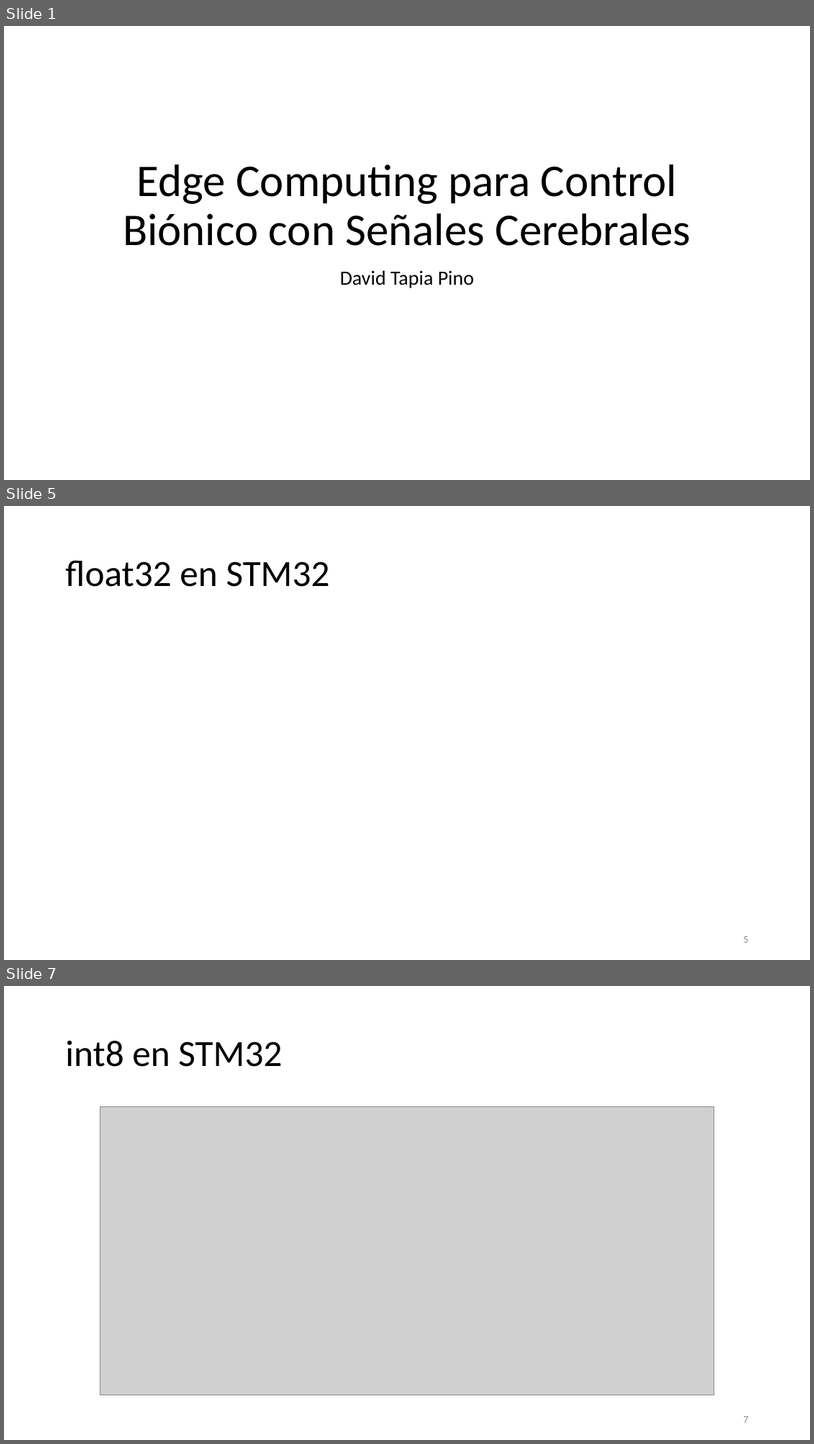
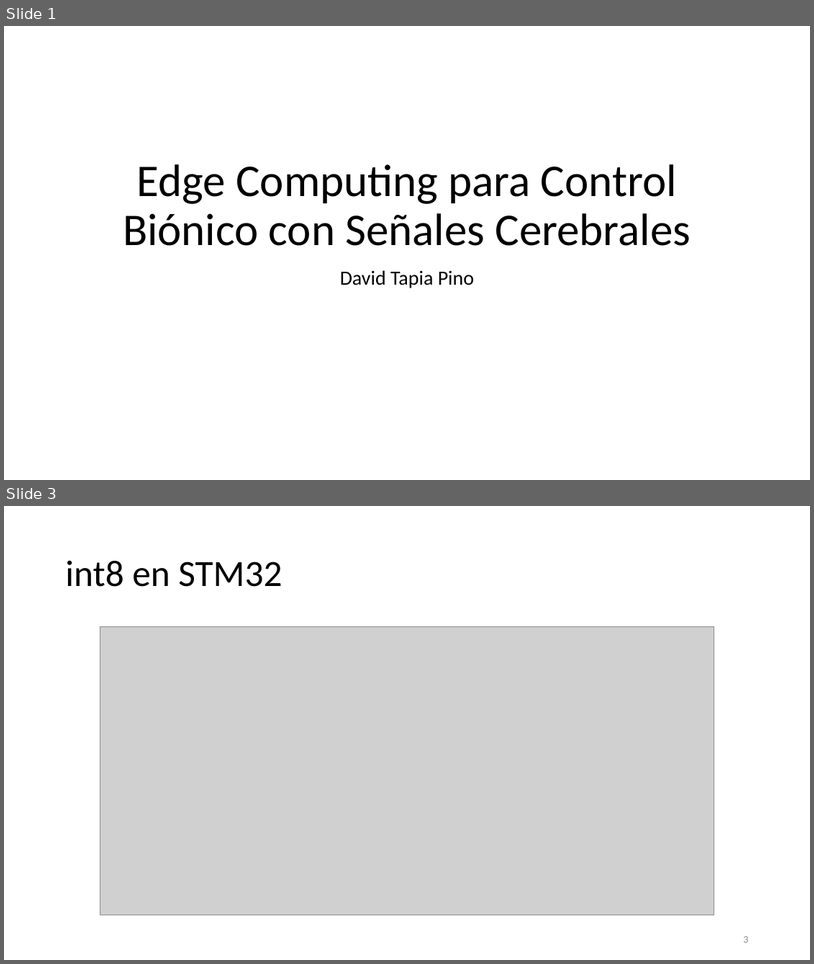
Before and after one commit to Daivd093/EdgeAI4BionicControl, a slide deck: Edge Computing para Control Biónico con Señales Cerebrales.pptx. Shown one above the other, each under a label of ours: slides 1, 5 and 7 before the commit, slides 1 and 3 after it; the slides between them are not shown. The pictures are 814x1444 and 814x964 pixels, drawn with LibreOffice and Linux fonts; fonts in the diff are those of the drawing; grey boxes stand for pictures. Boxes give left, top, right and bottom in pixels: in the first picture for what was removed or moved away, otherwise in the second. Text is boxed around its words. In the diff, an @@ line names an element or a change of style, - is before the commit and + after.

```diff
--- a/Edge Computing para Control Biónico con Señales Cerebrales.pptx
+++ b/Edge Computing para Control Biónico con Señales Cerebrales.pptx
@@ slide 5 removed at bbox=[4, 506, 810, 960], background #FFFFFF @@
@@ title removed at bbox=[65, 560, 330, 587] @@
-float32 en STM32
@@ page number removed at bbox=[743, 936, 748, 942] @@
-5
@@ what was slide 7 is now slide 3 @@
@@ page number at bbox=[743, 936, 748, 942]: text changed @@
-7
+3
```
Also in this commit, not shown: 5 slides added, 7 other slides removed, 5 other files.
